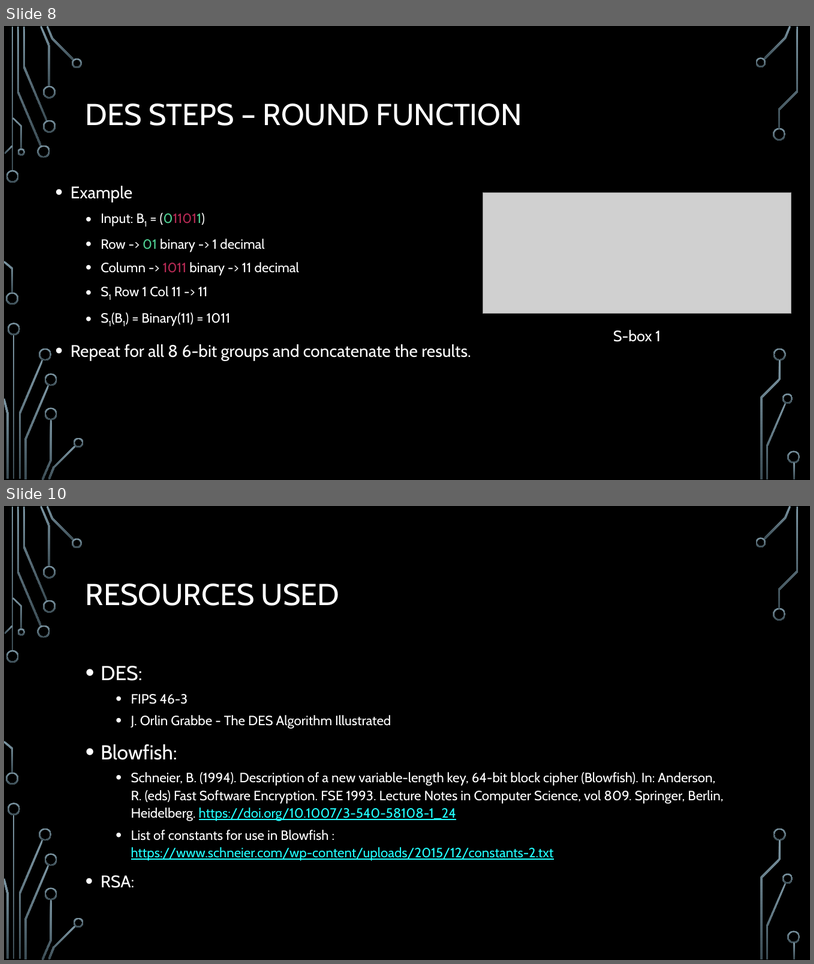
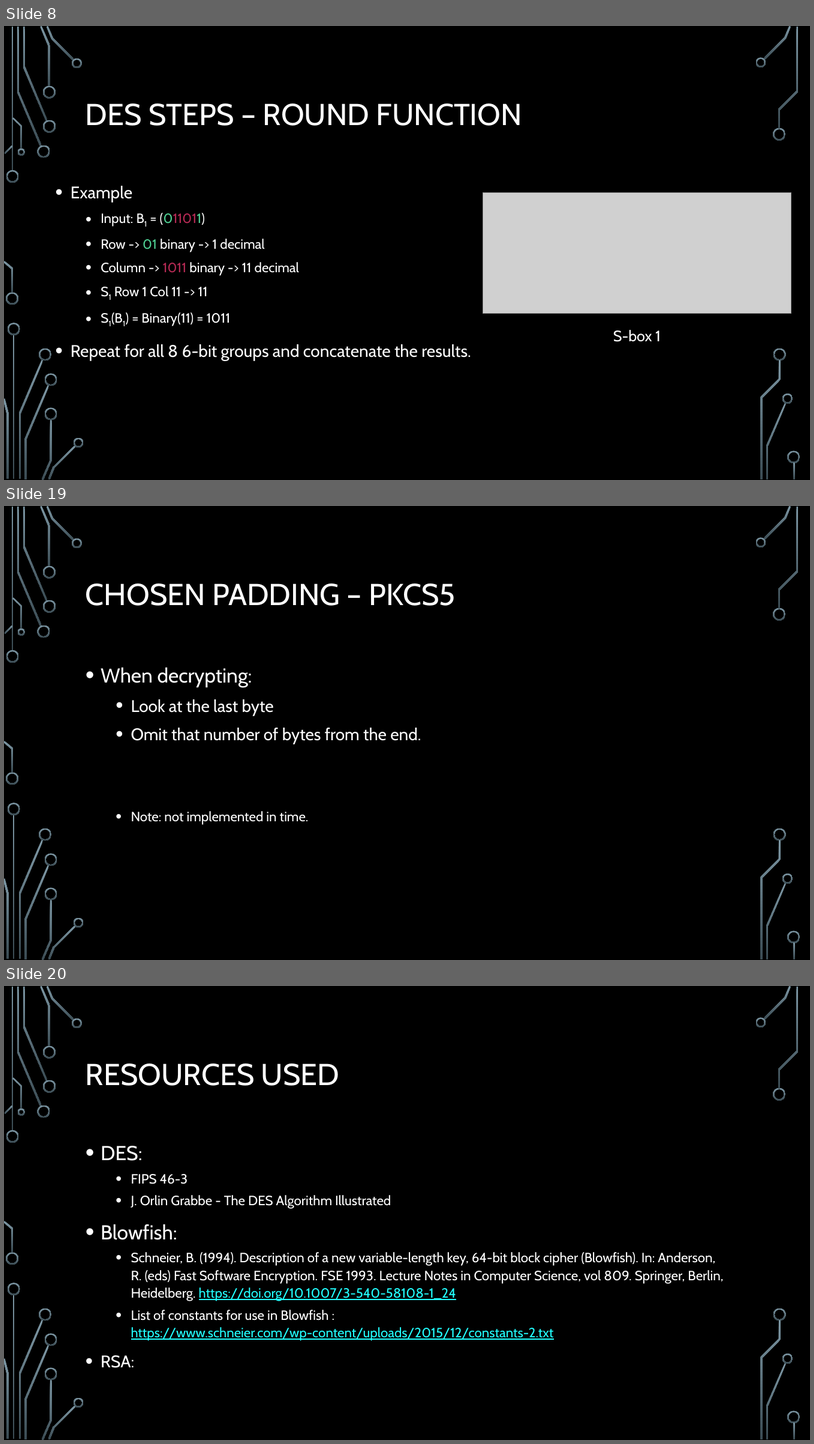
Before and after one commit to barna-tudor/SC-Final-Project, a slide deck: Security & cryptography final project.pptx. Shown one above the other, each under a label of ours: slides 8 and 10 before the commit, slides 8, 19 and 20 after it; the slides between them are not shown. The pictures are 814x964 and 814x1444 pixels, drawn with LibreOffice and Linux fonts; fonts in the diff are those of the drawing; grey boxes stand for pictures; background and template pictures are left out. Boxes give left, top, right and bottom in pixels: in the first picture for what was removed or moved away, otherwise in the second. Text is boxed around its words. In the diff, an @@ line names an element or a change of style, - is before the commit and + after.

```diff
--- a/Security & cryptography final project.pptx
+++ b/Security & cryptography final project.pptx
@@ slide 19 added at (x1=4, y1=506, x2=810, y2=960), background picture (left out); not listed: 36 template elements that a slide beside it also shows @@
@@ title added at (x1=86, y1=583, x2=456, y2=606), 36 pt, text #FFFFFF @@
+CHOSEN PADDING – PKCS5
@@ text added at (x1=101, y1=667, x2=421, y2=825), 20 pt, text #FFFFFF @@
+• When decrypting:
+  • Look at the last byte
+  • Omit that number of bytes from the end.
+  • Note: not implemented in time.
@@ what was slide 10 is now slide 20 @@
```
Also in this commit, not shown: 4 slides changed, 9 other slides added.
